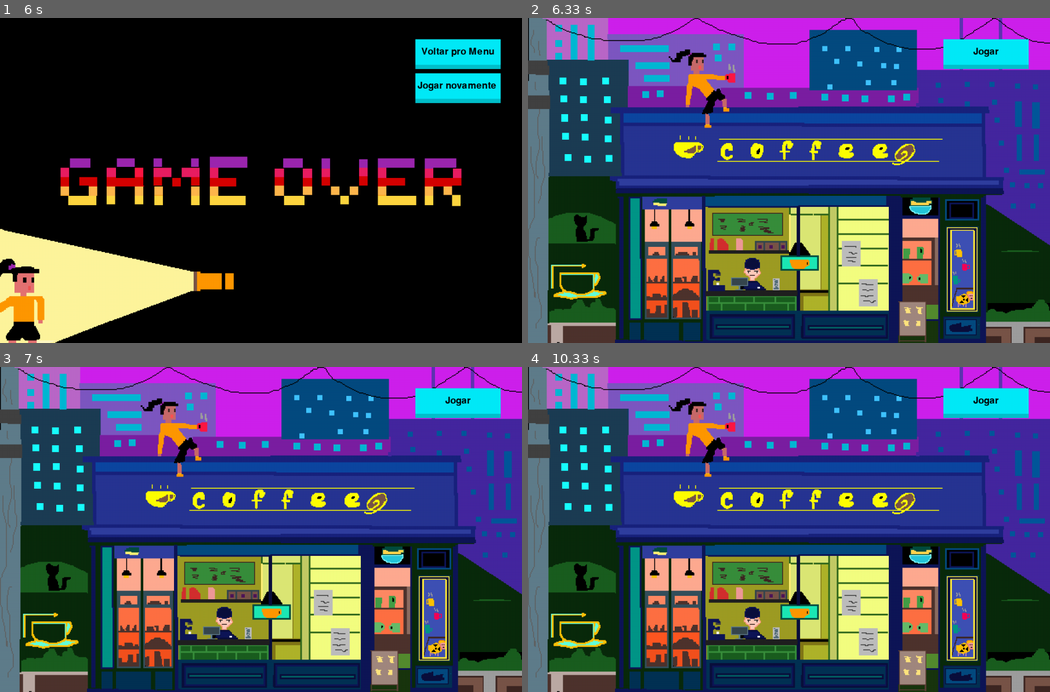
Above: before the commit, frames 1-4 (two rows, left to right).
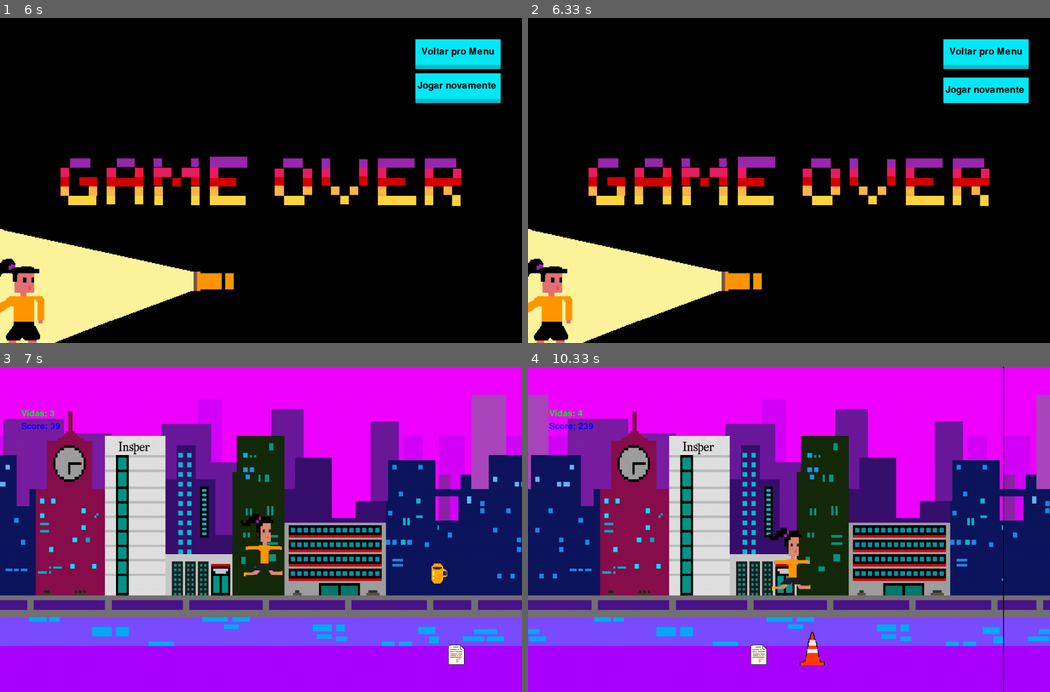
Above: after the commit, the same moments.

Repository: pedrofracassi/insper-dessoft-projeto-final
Game: pygame game, started from main.py
Two runs of this game, one before a commit and one after it. Both use one fixed random seed, a clock stepped at 60 frames per second and the inputs below.
Inputs (mouse positions are in pixels of both pictures, inside the frame that each line leads up to):
- Up to frame 1 (6 s): click "Jogar" at 0.38 s; click (125, 60) at 1.72 s; click (135, 115) at 2.05 s; tap Space at 2.33, 3.07, 3.37, 4.47, 4.77 s; click (135, 239) at 5.28 s
- Up to frame 2 (6.33 s): click "Jogar novamente" at 6.28 s
- Up to frame 3 (7 s): move the mouse to (146, 471) at 6.6 s; tap Space at 6.63 s
- Up to frame 4 (10.33 s): tap Space at 7.53, 7.83, 8.87, 9.17, 9.77, 10.07 s

Frame 1 is identical in both runs. In frame 2, 97% of the frame differs, in the area x 0-100%, y 0-100%; in frame 3, 98%; in frame 4, 99%.

Commit message:
arrumando o botão de jogar novamente e volta ao menu

Diff:
--- a/main.py
+++ b/main.py
@@ -31,6 +31,8 @@
       done = True
   if res == 'dead':
     res = get_stage('end').run()
+    if res == "restart":
+      res = get_stage('jogo').run()
   else:
     done = True
 
--- a/stages/EndStage.py
+++ b/stages/EndStage.py
@@ -38,5 +38,5 @@
           return 'game'
         if event.type == pygame.MOUSEBUTTONDOWN and button_start_1.isBeingHovered():
           done = True
-          return 'game'
+          return 'restart'
       pygame.display.update()
